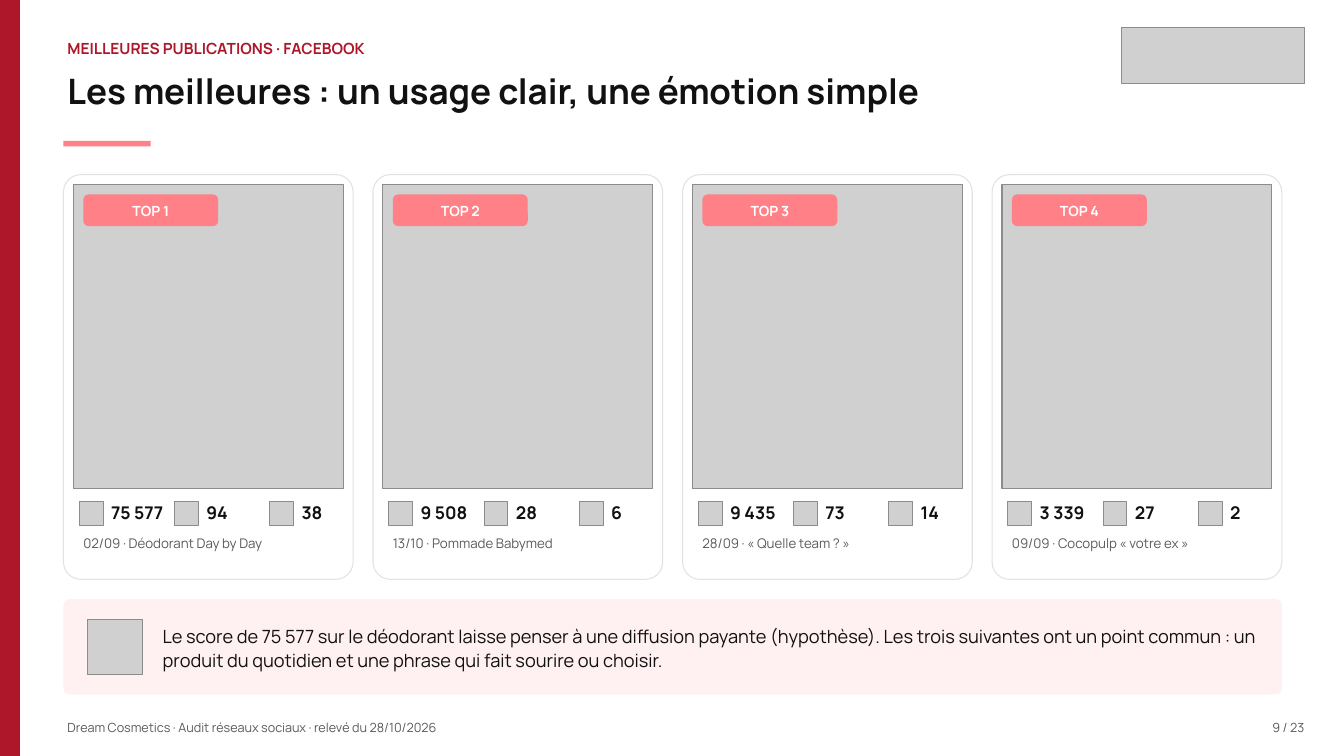
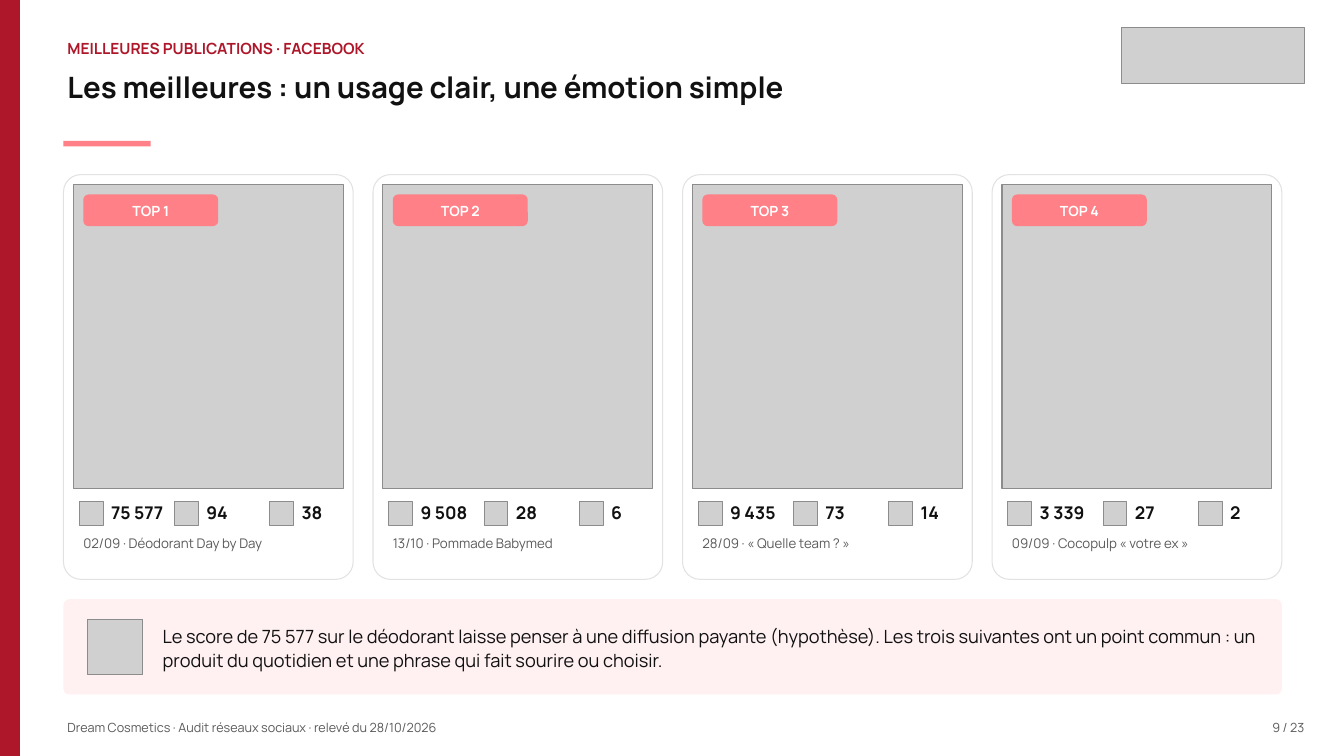
Before and after one commit to leslita06/fatima-unifood-fictif, a slide deck: slide 9 of tmp-tj/261028_dream-cosmetics_audit-reseaux-sociaux_v2.pptx. Drawn at 1344x756 pixels with LibreOffice and Linux fonts; fonts in the diff are those of the drawing; grey boxes stand for pictures. Boxes give left, top, right and bottom in pixels: in the first picture for what was removed or moved away, otherwise in the second. Text is boxed around its words. In the diff, an @@ line names an element or a change of style, - is before the commit and + after.

```diff
--- a/tmp-tj/261028_dream-cosmetics_audit-reseaux-sociaux_v2.pptx
+++ b/tmp-tj/261028_dream-cosmetics_audit-reseaux-sociaux_v2.pptx
@@ text "Les meilleures : un usage ..." at (67,74,784,106): size 25 to 21 pt @@
```
Also in this commit, not shown: 8 other slides changed.
